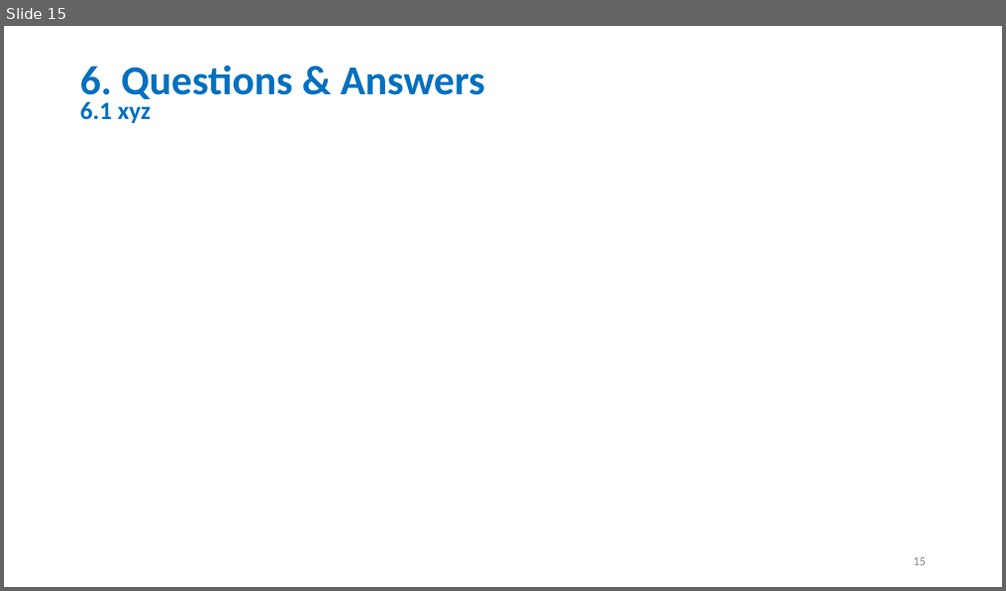
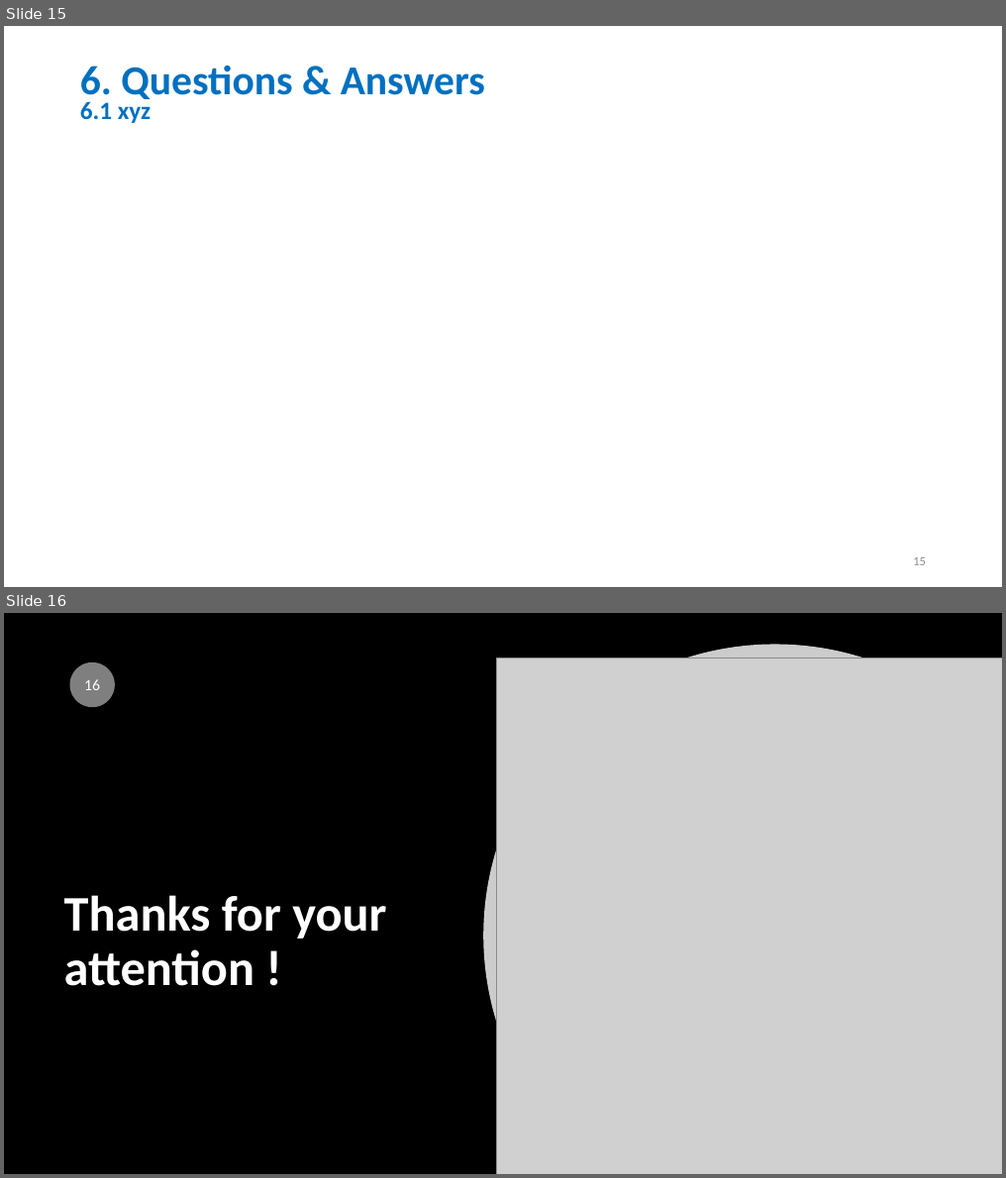
Before and after one commit to stephen823/Group_Project_1-How-Does-Social-Media-Impact-Our-Live, a slide deck: 002 - Deliverables/Social_Media_v0.01.pptx. Shown one above the other, each under a label of ours: slide 15 before the commit, slides 15 and 16 after it. The pictures are 1006x591 and 1006x1178 pixels, drawn with LibreOffice and Linux fonts; fonts in the diff are those of the drawing; grey boxes stand for pictures. Boxes give left, top, right and bottom in pixels: in the first picture for what was removed or moved away, otherwise in the second. Text is boxed around its words. In the diff, an @@ line names an element or a change of style, - is before the commit and + after.

```diff
--- a/002 - Deliverables/Social_Media_v0.01.pptx
+++ b/002 - Deliverables/Social_Media_v0.01.pptx
@@ slide 16 added at box(4, 613, 1002, 1174), background #000000 @@
@@ page number added at box(70, 663, 115, 707), fill #7F7F7F, 15 pt, text #FFFFFF @@
+16
@@ freeform shape added at box(484, 645, 1002, 1174), fill #FFFFFF at 80% opacity @@
@@ picture added at box(497, 658, 1002, 1174) @@
@@ title added at box(64, 895, 386, 986), 48 pt, text #FFFFFF, bold @@
+Thanks for your attention !
```
Also in this commit, not shown: 4 slides changed, 3 other slides added, 1 slide removed.
